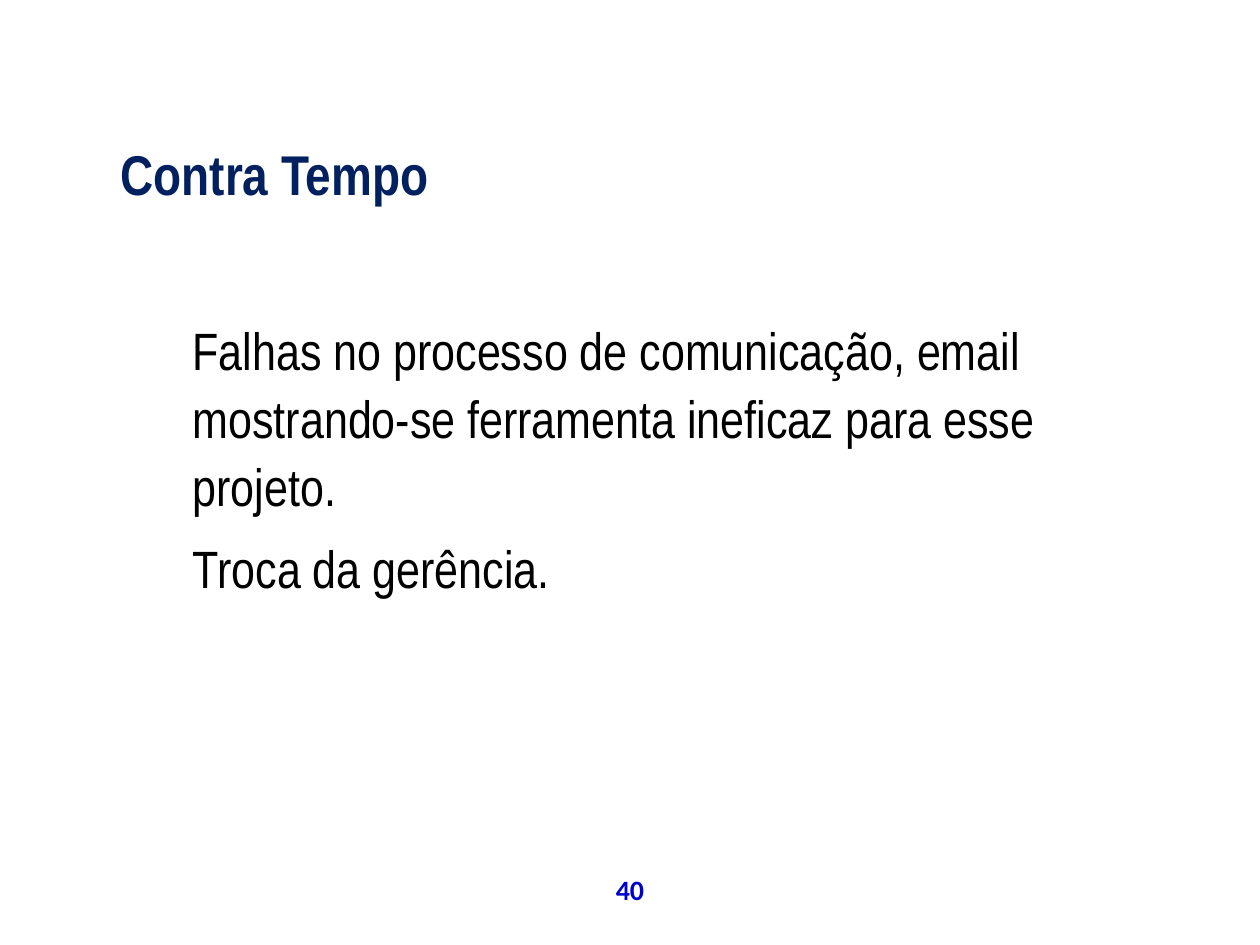
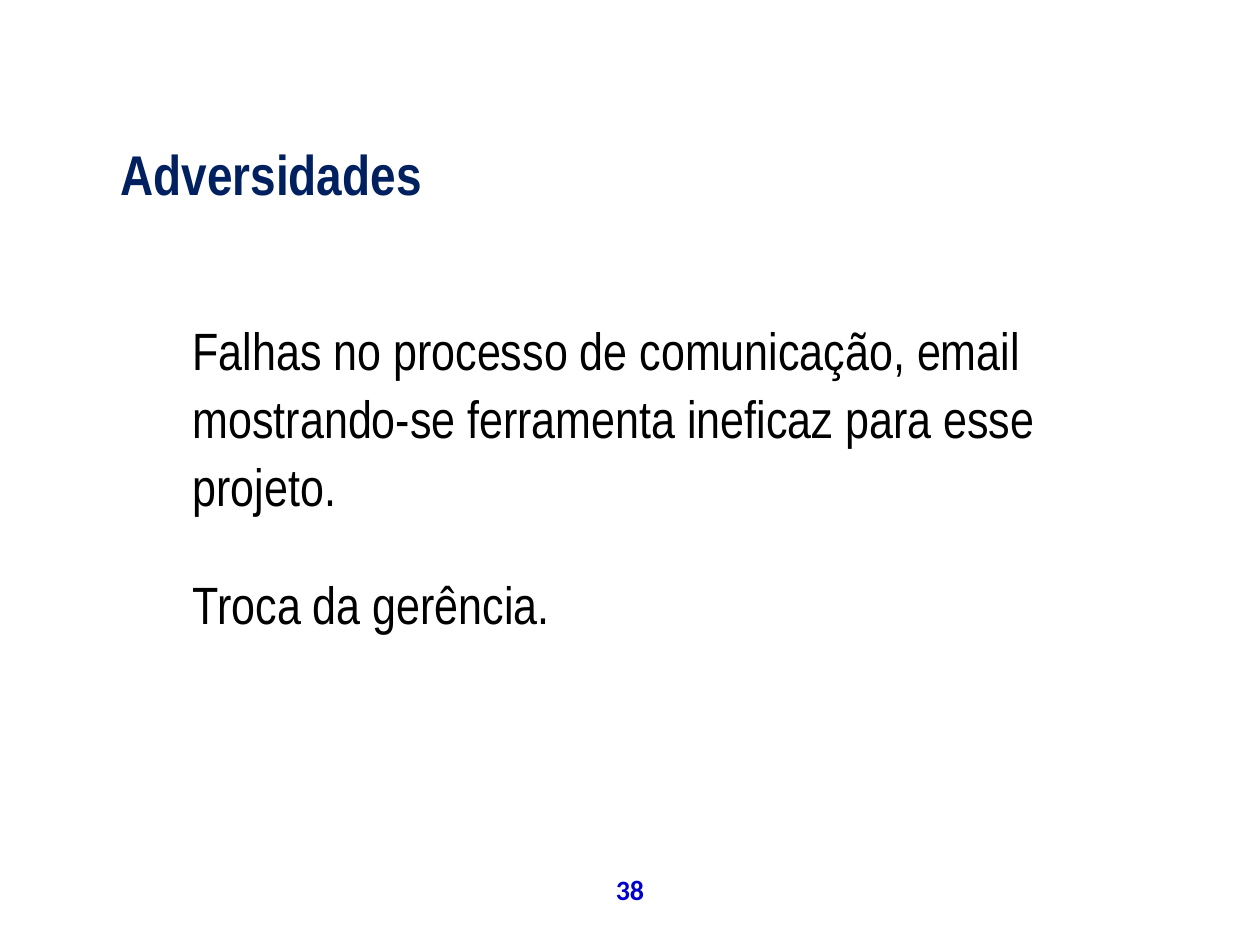
Before and after one commit to theoziran/sislodim, a slide deck: slide 38 of documentos/ProjetoPSA/Apresentação Final.ppt (slide 40 before the commit). Drawn at 1260x945 pixels with LibreOffice and Linux fonts; fonts in the diff are those of the drawing; background and template pictures are left out. Boxes give left, top, right and bottom in pixels: in the first picture for what was removed or moved away, otherwise in the second. Text is boxed around its words. In the diff, an @@ line names an element or a change of style, - is before the commit and + after.

```diff
--- a/documentos/ProjetoPSA/Apresentação Final.ppt
+++ b/documentos/ProjetoPSA/Apresentação Final.ppt
@@ text at [121, 154, 422, 196]: text changed @@
-Contra Tempo
+Adversidades
@@ text "Falhas no processo de comunicação, ..." rewrapped from [193, 332, 1034, 598] to [193, 332, 1034, 635] @@
@@ page number at [616, 880, 644, 901]: text changed @@
-40
+38
```
Also in this commit, not shown: 34 other slides changed, 21 slides added, 21 slides removed.
